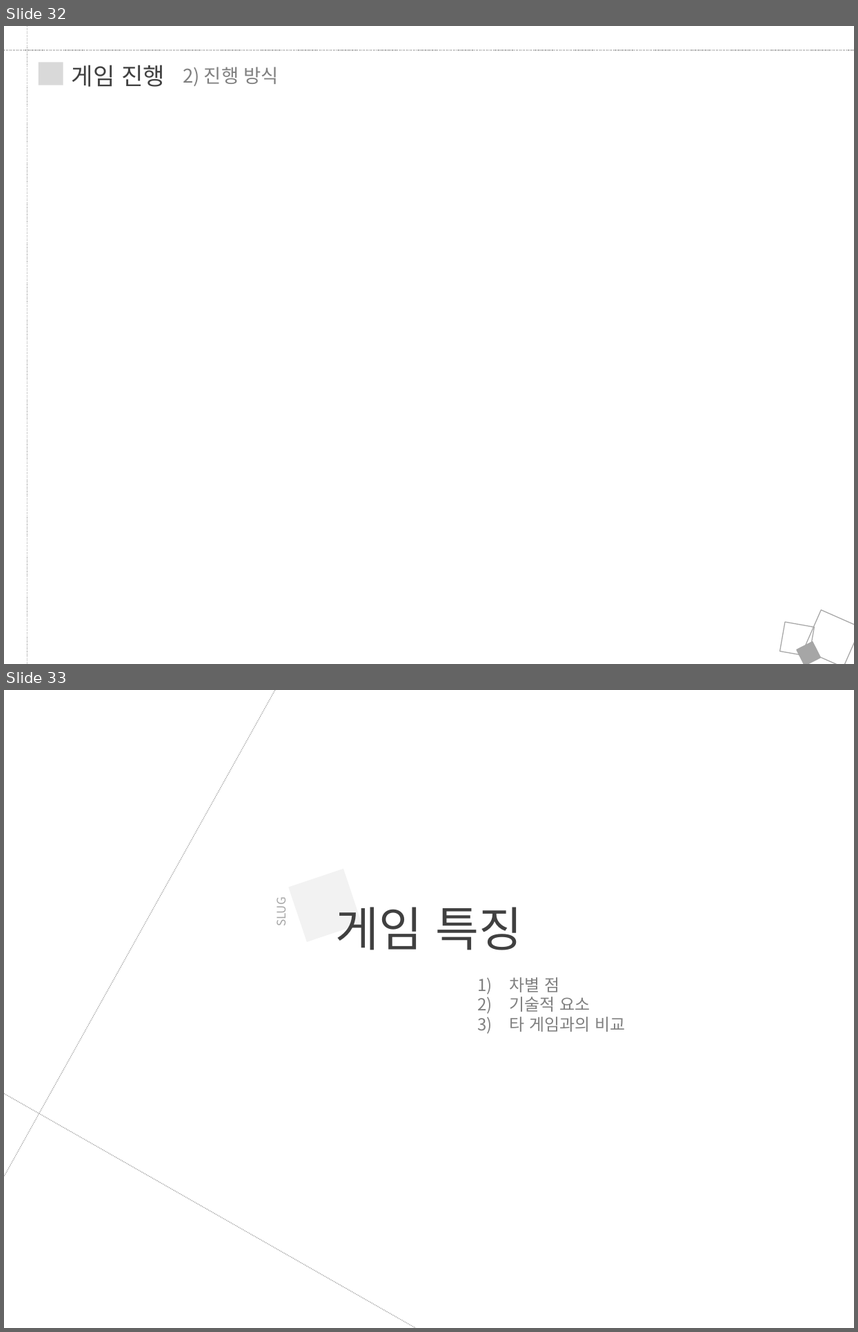
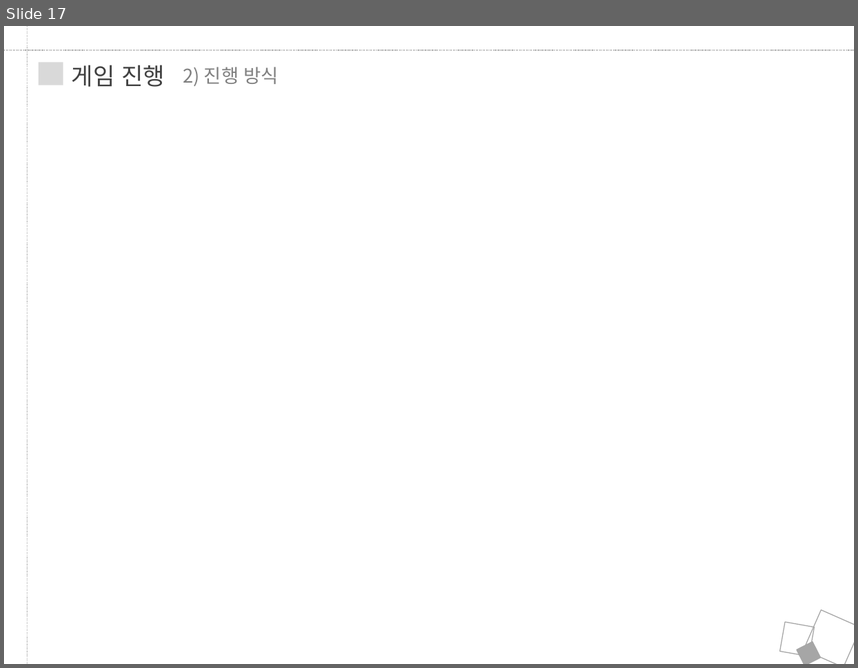
Before and after one commit to JungRobbi/ZolZak, a slide deck: Document/ppt.pptx. Shown one above the other, each under a label of ours: slides 32 and 33 before the commit, slide 17 after it. The pictures are 858x1332 and 858x668 pixels, drawn with LibreOffice and Linux fonts; fonts in the diff are those of the drawing. Boxes give left, top, right and bottom in pixels: in the first picture for what was removed or moved away, otherwise in the second. Text is boxed around its words. In the diff, an @@ line names an element or a change of style, - is before the commit and + after.

```diff
--- a/Document/ppt.pptx
+++ b/Document/ppt.pptx
@@ slide 33 removed at (4,690,854,1328), background #FFFFFF @@
@@ line removed from (275, 690) to (4, 1176) @@
@@ rectangle removed at (289,869,362,942) @@
@@ text removed at (272,900,290,925) @@
-SLUG
@@ text removed at (336,907,523,950) @@
-게임 특징
@@ text removed at (510,977,625,1032) @@
-1) 차별 점
-2) 기술적 요소
-3) 타 게임과의 비교
@@ line removed from (4, 1093) to (415, 1328) @@
@@ what was slide 32 is now slide 17 @@
```
Also in this commit, not shown: 9 slides changed, 17 other slides removed.
